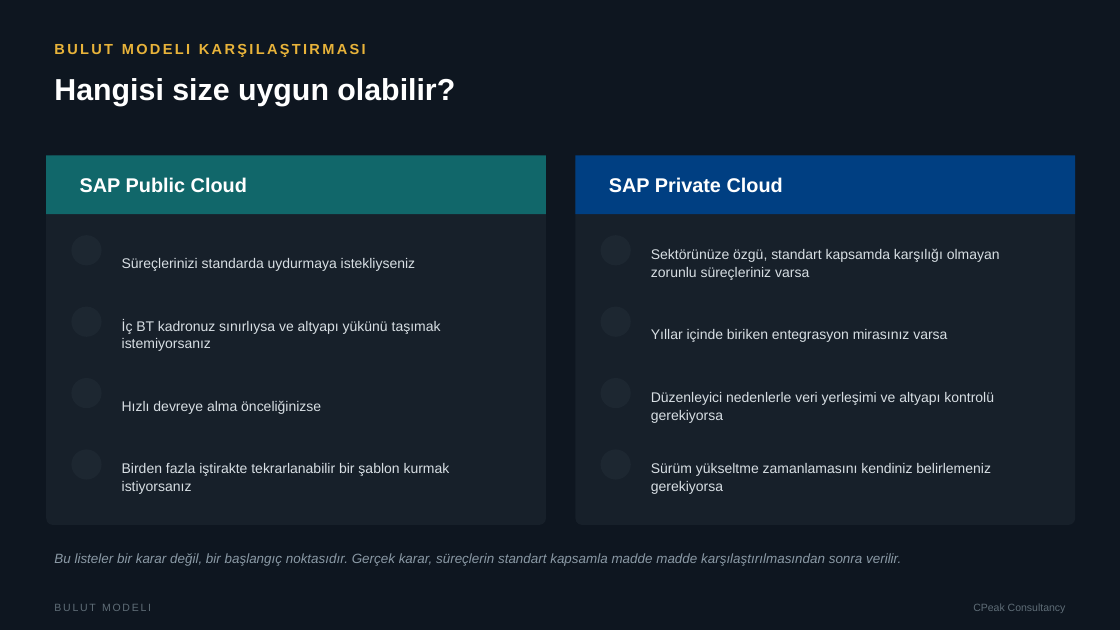
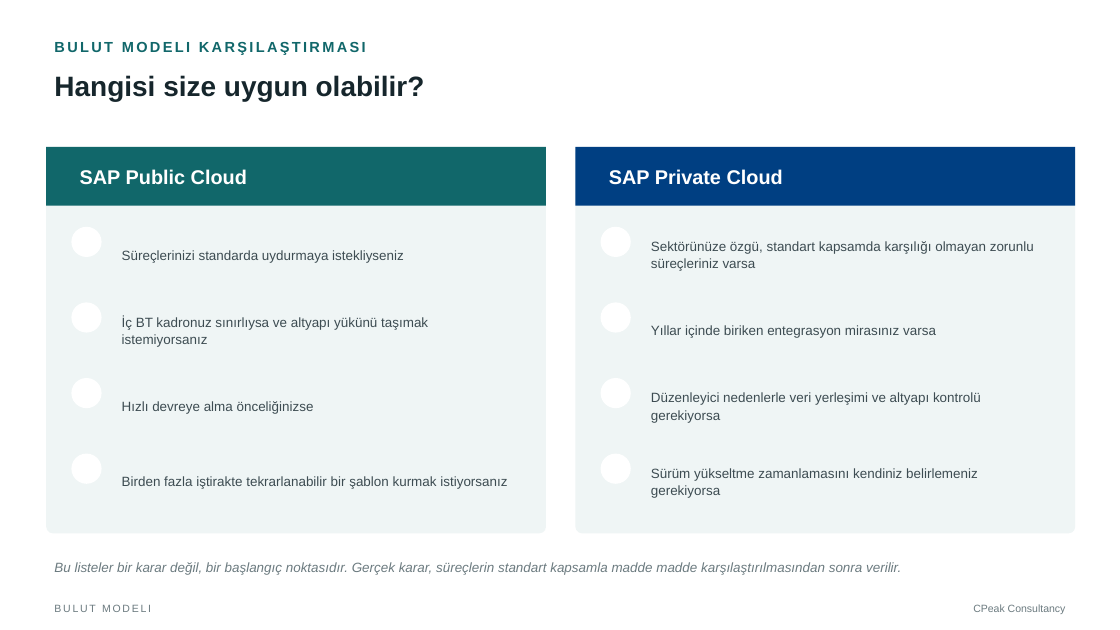
Before and after one commit to narinygt/Default, a slide deck: slide 9 of CPeak_Consultancy_Sunum.pptx. Drawn at 1120x630 pixels with LibreOffice and Linux fonts; fonts in the diff are those of the drawing; background and template pictures are left out. Boxes give left, top, right and bottom in pixels: in the first picture for what was removed or moved away, otherwise in the second. Text is boxed around its words. In the diff, an @@ line names an element or a change of style, - is before the commit and + after.

```diff
--- a/CPeak_Consultancy_Sunum.pptx
+++ b/CPeak_Consultancy_Sunum.pptx
@@ background #0E1620 to #FFFFFF @@
@@ text "Hangisi size uygun olabilir?" at box(54, 75, 425, 101): size 26 to 24 pt, text colour #FFFFFF to #16262C; line spacing 28.1pt to 26.9pt @@
@@ text "BULUT MODELI KARŞILAŞTIRMASI" at box(54, 42, 366, 55): text colour #E8B33A to #11676A @@
@@ rounded rectangle: place and size @@
-rounded rectangle at box(46, 155, 546, 525)
+rounded rectangle at box(46, 147, 546, 534)
@@ rounded rectangle at box(46, 147, 546, 534): fill #17202A to #EFF5F5; proportions changed @@
@@ rounded rectangle at box(576, 147, 1075, 534): fill #17202A to #EFF5F5; proportions changed @@
@@ rounded rectangle: place and size @@
-rounded rectangle at box(576, 155, 1075, 525)
+rounded rectangle at box(576, 147, 1075, 534)
@@ text "Süreçlerinizi standarda uydurmaya istekliyseniz": place and size @@
-text "Süreçlerinizi standarda uydurmaya istekliyseniz" at box(122, 258, 416, 271)
+text "Süreçlerinizi standarda uydurmaya istekliyseniz" at box(122, 250, 404, 263)
@@ 2 texts, 2 rectangles, 2 ellipses: place and size @@
-2 texts, 2 rectangles, 2 ellipses at box(46, 155, 1075, 266)
+2 texts, 2 rectangles, 2 ellipses at box(46, 147, 1075, 257)
@@ fill #1D2731 to #FFFFFF in 8 elements at box(71, 378, 102, 408), box(601, 378, 631, 408), box(71, 302, 102, 333), box(601, 302, 631, 333), box(71, 454, 102, 484), box(601, 454, 631, 484), box(71, 227, 102, 257), box(601, 227, 631, 257) @@
@@ size 12 to 11.5 pt, text colour #D7DEE3 to #3D4C52 in 8 elements at box(122, 401, 314, 414), box(651, 392, 981, 423), box(122, 316, 428, 347), box(122, 476, 507, 489), box(651, 325, 936, 338), box(651, 468, 978, 498), box(122, 250, 404, 263), box(651, 241, 1034, 271) @@
@@ text "Sektörünüze özgü, standart kapsamda karşılığı ...": place and size @@
-text "Sektörünüze özgü, standart kapsamda karşılığı ..." at box(651, 248, 1000, 280)
+text "Sektörünüze özgü, standart kapsamda karşılığı ..." at box(651, 241, 1034, 271)
@@ ellipse: place and size @@
-ellipse at box(71, 307, 102, 337)
+ellipse at box(71, 302, 102, 333)
@@ ellipse: place and size @@
-ellipse at box(601, 307, 631, 337)
+ellipse at box(601, 302, 631, 333)
@@ ellipse: place and size @@
-ellipse at box(71, 450, 102, 480)
+ellipse at box(71, 454, 102, 484)
@@ ellipse: place and size @@
-ellipse at box(601, 450, 631, 480)
+ellipse at box(601, 454, 631, 484)
@@ text "Bu listeler bir karar değil, ...": place and size @@
-text "Bu listeler bir karar değil, ..." at box(54, 553, 901, 566)
+text "Bu listeler bir karar değil, ..." at box(54, 562, 901, 575)
@@ text "Bu listeler bir karar değil, ..." at box(54, 562, 901, 575): text colour #8A99A5 to #6C7B80 @@
@@ text "BULUT MODELI" at box(54, 604, 151, 612): text colour #5F6D77 to #6C7B80 @@
@@ text "CPeak Consultancy" at box(973, 604, 1066, 614): text colour #5F6D77 to #6C7B80 @@
```
Also in this commit, not shown: 14 other slides changed.
